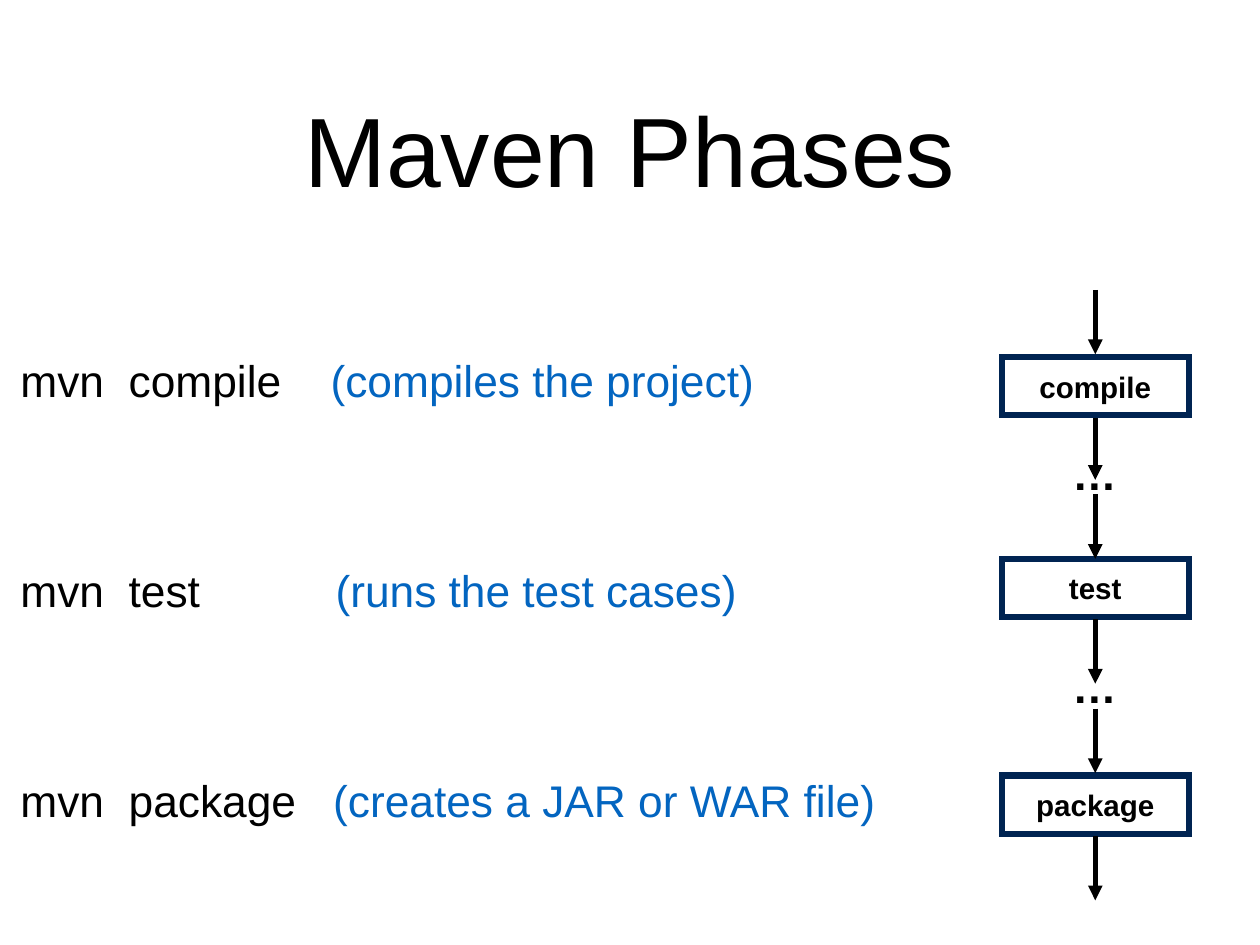
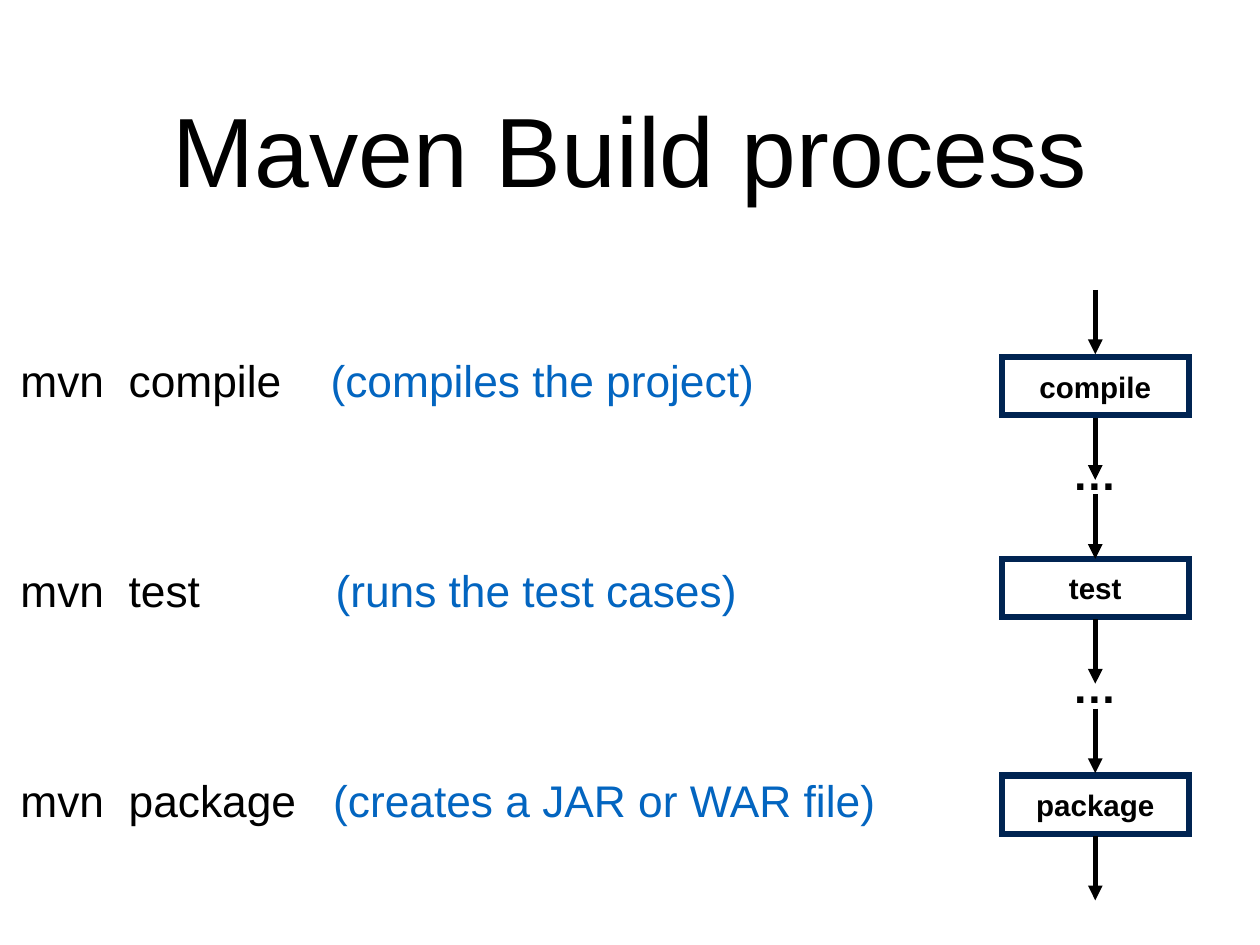
Before and after one commit to scg-unibe-ch/ese2017, a slide deck: slide 10 of slides/2_maven.pptx. Drawn at 1260x945 pixels with LibreOffice and Linux fonts; fonts in the diff are those of the drawing. Boxes give left, top, right and bottom in pixels: in the first picture for what was removed or moved away, otherwise in the second. Text is boxed around its words. In the diff, an @@ line names an element or a change of style, - is before the commit and + after.

Commit message:
Last changes to maven presentation

```diff
--- a/slides/2_maven.pptx
+++ b/slides/2_maven.pptx
@@ title at [173, 115, 1087, 205]: text changed @@
-Maven Phases
+Maven Build process
```
Also in this commit, not shown: 1 other slide changed.
